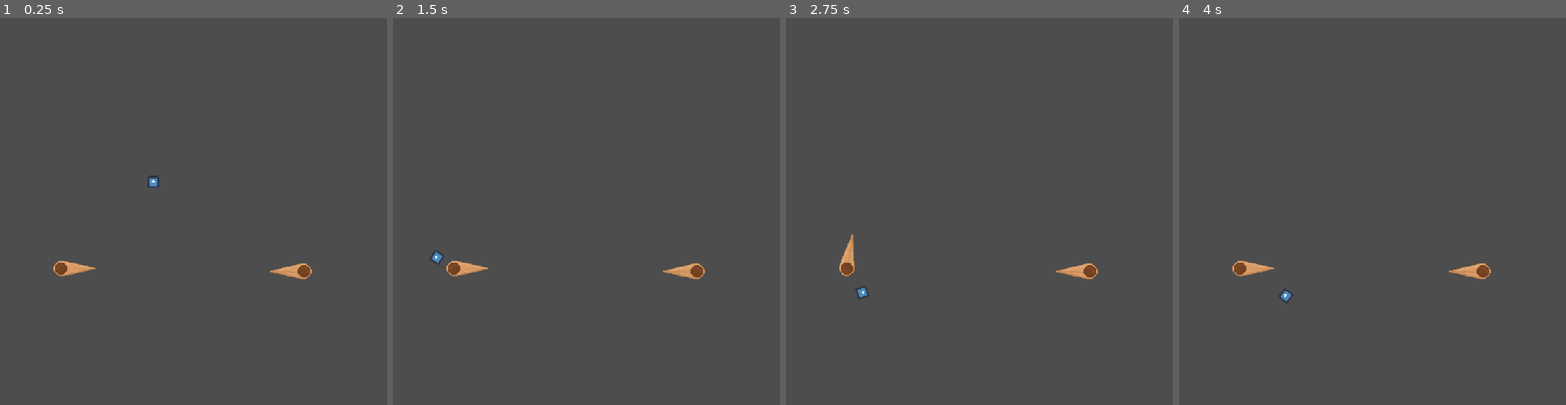
Above: before the commit, frames 1-4 (left to right).
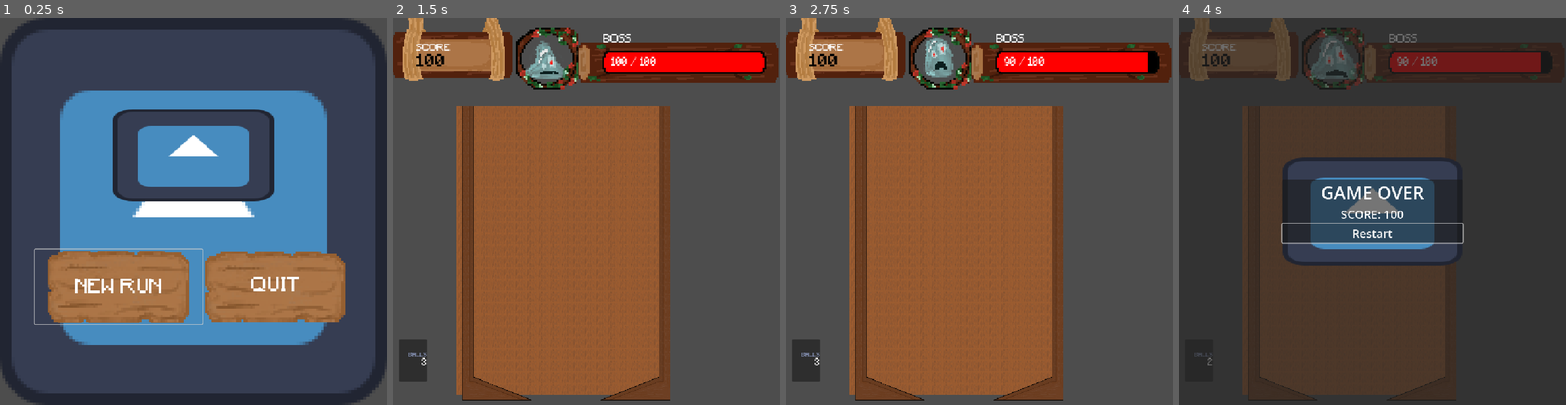
Above: after the commit, the same moments.

Repository: Josephs101/Hack-Haven-Game
Game: Godot game, scene res://scenes/start_menu.tscn
Same seed, same stepped clock (60 frames per second), same inputs: the game is played once before the commit and once after it. Before the commit the project starts from res://scenes/PhysicsTest.tscn. The engine's default icon, where the game draws it, is replaced by a stand-in: a white triangle on a blue panel in a dark square.
Inputs (mouse positions are in pixels of both pictures, inside the frame that each line leads up to):
- Up to frame 1 (0.25 s): no input
- Up to frame 2 (1.5 s): click (512, 285) at 0.5 s, where only the run after the commit has a clickable "NEW RUN"; tap Enter at 1.25 s; tap K at 1.35 s
- Up to frame 3 (2.75 s): hold A (LeftFlipper) from 2.03 s (still down); tap B at 2.1 s
- Up to frame 4 (4 s): release A (LeftFlipper) at 2.78 s; tap N at 2.85 s; tap G at 3.6 s

The runs differ from the first frame. In frame 1, 53% of the frame differs, in the area x 0-100%, y 0-100%; in frame 2, 54%; in frame 3, 54%; in frame 4, 95%.

Commit message:
Moved files into proper folders
ahhhh

Diff:
--- a/project.godot
+++ b/project.godot
@@ -11,7 +11,7 @@
 [application]
 
 config/name="Hack-Haven-Project"
-run/main_scene="uid://51ki3wsnk5p0"
+run/main_scene="uid://dmwvuaxivgy71"
 config/features=PackedStringArray("4.6", "Forward Plus")
 config/icon="res://icon.svg"
 
--- a/scenes/Game.tscn
+++ b/scenes/Game.tscn
@@ -1,11 +1,11 @@
-[gd_scene load_steps=2 format=3 uid="uid://cn5vbymtlmkc0"]
+[gd_scene format=3 uid="uid://cn5vbymtlmkc0"]
 
 [ext_resource type="PackedScene" uid="uid://dmwvuaxivgy71" path="res://scenes/start_menu.tscn" id="1_ibkli"]
 
-[node name="Node2D" type="Node2D"]
+[node name="Node2D" type="Node2D" unique_id=365690942]
 position = Vector2(185, 120)
 
-[node name="StartMenu" parent="." instance=ExtResource("1_ibkli")]
+[node name="StartMenu" parent="." unique_id=1541803668 instance=ExtResource("1_ibkli")]
 offset_left = -189.0
 offset_top = -116.0
 offset_right = -189.0
--- a/scenes/LevelScreen.tscn
+++ b/scenes/LevelScreen.tscn
@@ -4,7 +4,7 @@
 [ext_resource type="PackedScene" uid="uid://djkd6f5gk1l6u" path="res://scenes/InGameUI.tscn" id="1_wbs0h"]
 [ext_resource type="PackedScene" uid="uid://ccrsgcupr7fsv" path="res://scenes/game_over.tscn" id="3_qdpy8"]
 [ext_resource type="PackedScene" uid="uid://3pfeu4grg100" path="res://scenes/pause_menu.tscn" id="4_016qk"]
-[ext_resource type="PackedScene" uid="uid://bschmwy2efxap" path="res://scenes/pinballTable.tscn" id="5_qdpy8"]
+[ext_resource type="PackedScene" uid="uid://bschmwy2efxap" path="res://scenes/gameplay/pinballTable.tscn" id="5_qdpy8"]
 
 [node name="LevelScreen" type="Node2D" unique_id=366287594]
 script = ExtResource("1_qdpy8")
--- a/scenes/PhysicsTest.tscn
+++ /dev/null
@@ -1,67 +0,0 @@
-[gd_scene format=3 uid="uid://51ki3wsnk5p0"]
-
-[ext_resource type="PackedScene" uid="uid://dt6s8sldfxurv" path="res://scenes/Camera.tscn" id="1_nflhr"]
-[ext_resource type="PackedScene" uid="uid://dkdabpuplfkah" path="res://scenes/Ground.tscn" id="2_ga87r"]
-[ext_resource type="PackedScene" uid="uid://3unhg68ipx4b" path="res://scenes/PinBall.tscn" id="3_u21o4"]
-[ext_resource type="PackedScene" uid="uid://ddidylp1o4dg2" path="res://scenes/LeftWall.tscn" id="4_xxl7r"]
-[ext_resource type="PackedScene" uid="uid://di5btqalgjj3q" path="res://scenes/RightWall.tscn" id="5_dpjee"]
-[ext_resource type="PackedScene" uid="uid://bew01jfprilr" path="res://scenes/Peg.tscn" id="6_ga87r"]
-[ext_resource type="PackedScene" uid="uid://djtoeipqgwphp" path="res://scenes/Bumper.tscn" id="7_u21o4"]
-[ext_resource type="PackedScene" uid="uid://b03ya11b5bo5r" path="res://scenes/Flippers.tscn" id="8_xxl7r"]
-
-[node name="PhysicsTest" type="Node2D" unique_id=41022760]
-
-[node name="Camera" parent="." unique_id=767900133 instance=ExtResource("1_nflhr")]
-position = Vector2(575, 243)
-
-[node name="Node2D" parent="." unique_id=896789467 instance=ExtResource("2_ga87r")]
-
-[node name="Ball" parent="." unique_id=374957024 instance=ExtResource("3_u21o4")]
-position = Vector2(464, 119)
-scale = Vector2(0.5, 0.5)
-
-[node name="Node2D2" parent="." unique_id=1082685119 instance=ExtResource("4_xxl7r")]
-
-[node name="Node2D3" parent="." unique_id=230441973 instance=ExtResource("5_dpjee")]
-position = Vector2(46, -46)
-
-[node name="Peg" parent="." unique_id=1192331612 instance=ExtResource("6_ga87r")]
-position = Vector2(318, 236)
-
-[node name="Peg3" parent="." unique_id=234524716 instance=ExtResource("6_ga87r")]
-position = Vector2(956, 467)
-
-[node name="Peg2" parent="." unique_id=564250930 instance=ExtResource("6_ga87r")]
-position = Vector2(160, 468)
-
-[node name="Bumper" parent="." unique_id=1407537393 instance=ExtResource("7_u21o4")]
-position = Vector2(395, 392)
-
-[node name="Bumper5" parent="." unique_id=358863029 instance=ExtResource("7_u21o4")]
-position = Vector2(818, 365)
-
-[node name="Bumper3" parent="." unique_id=1777831686 instance=ExtResource("7_u21o4")]
-position = Vector2(512, 486)
-
-[node name="Bumper2" parent="." unique_id=1063781336 instance=ExtResource("7_u21o4")]
-position = Vector2(479, 433)
-
-[node name="Bumper4" parent="." unique_id=1392742751 instance=ExtResource("7_u21o4")]
-position = Vector2(723, 489)
-
-[node name="Flippers" parent="." unique_id=1309368954 instance=ExtResource("8_xxl7r")]
-position = Vector2(206, 402)
-
-[node name="Flippers2" parent="." unique_id=1203122303 instance=ExtResource("8_xxl7r")]
-position = Vector2(882, 409)
-input_action = "RightFlipper"
-rotation_direction = -1.0
-
-[node name="AnimatedSprite2D" parent="Flippers2" index="0" unique_id=668592814]
-position = Vector2(-36, -39)
-flip_h = true
-
-[node name="CollisionShape2D" parent="Flippers2/AnimatableBody2D" parent_id_path=PackedInt32Array(1203122303, 2074405972) index="0" unique_id=1209279245]
-rotation = 3.1415927
-
-[editable path="Flippers2"]
--- a/scenes/Flippers.tscn
+++ b/scenes/gameplay/Flippers.tscn
@@ -1,6 +1,6 @@
 [gd_scene format=3 uid="uid://b03ya11b5bo5r"]
 
-[ext_resource type="Script" uid="uid://db2q13n3w5bpf" path="res://scenes/flippers.gd" id="1_3tc68"]
+[ext_resource type="Script" uid="uid://db2q13n3w5bpf" path="res://scripts/flippers.gd" id="1_3tc68"]
 [ext_resource type="Texture2D" uid="uid://c2c0bc6dxh6cx" path="res://assets/sprites/flipper_animation.png" id="2_jgsmh"]
 
 [sub_resource type="AtlasTexture" id="AtlasTexture_jgsmh"]
--- /dev/null
+++ b/scenes/gameplay/PhysicsTest.tscn
@@ -0,0 +1,67 @@
+[gd_scene format=3 uid="uid://51ki3wsnk5p0"]
+
+[ext_resource type="PackedScene" uid="uid://dt6s8sldfxurv" path="res://scenes/gamePlay/Camera.tscn" id="1_6fcg1"]
+[ext_resource type="PackedScene" uid="uid://dkdabpuplfkah" path="res://scenes/gamePlay/Ground.tscn" id="2_t84yh"]
+[ext_resource type="PackedScene" uid="uid://3unhg68ipx4b" path="res://scenes/gamePlay/PinBall.tscn" id="3_8dcby"]
+[ext_resource type="PackedScene" uid="uid://ddidylp1o4dg2" path="res://scenes/gamePlay/LeftWall.tscn" id="4_tyisr"]
+[ext_resource type="PackedScene" uid="uid://di5btqalgjj3q" path="res://scenes/gamePlay/RightWall.tscn" id="5_dut6b"]
+[ext_resource type="PackedScene" uid="uid://bew01jfprilr" path="res://scenes/gamePlay/Peg.tscn" id="6_30mac"]
+[ext_resource type="PackedScene" uid="uid://djtoeipqgwphp" path="res://scenes/gamePlay/Bumper.tscn" id="7_02hip"]
+[ext_resource type="PackedScene" uid="uid://b03ya11b5bo5r" path="res://scenes/gamePlay/Flippers.tscn" id="8_25wit"]
+
+[node name="PhysicsTest" type="Node2D" unique_id=41022760]
+
+[node name="Camera" parent="." unique_id=767900133 instance=ExtResource("1_6fcg1")]
+position = Vector2(575, 243)
+
+[node name="Node2D" parent="." unique_id=896789467 instance=ExtResource("2_t84yh")]
+
+[node name="Ball" parent="." unique_id=374957024 instance=ExtResource("3_8dcby")]
+position = Vector2(464, 119)
+scale = Vector2(0.5, 0.5)
+
+[node name="Node2D2" parent="." unique_id=1082685119 instance=ExtResource("4_tyisr")]
+
+[node name="Node2D3" parent="." unique_id=230441973 instance=ExtResource("5_dut6b")]
+position = Vector2(46, -46)
+
+[node name="Peg" parent="." unique_id=1192331612 instance=ExtResource("6_30mac")]
+position = Vector2(318, 236)
+
+[node name="Peg3" parent="." unique_id=234524716 instance=ExtResource("6_30mac")]
+position = Vector2(956, 467)
+
+[node name="Peg2" parent="." unique_id=564250930 instance=ExtResource("6_30mac")]
+position = Vector2(160, 468)
+
+[node name="Bumper" parent="." unique_id=1407537393 instance=ExtResource("7_02hip")]
+position = Vector2(395, 392)
+
+[node name="Bumper5" parent="." unique_id=358863029 instance=ExtResource("7_02hip")]
+position = Vector2(818, 365)
+
+[node name="Bumper3" parent="." unique_id=1777831686 instance=ExtResource("7_02hip")]
+position = Vector2(512, 486)
+
+[node name="Bumper2" parent="." unique_id=1063781336 instance=ExtResource("7_02hip")]
+position = Vector2(479, 433)
+
+[node name="Bumper4" parent="." unique_id=1392742751 instance=ExtResource("7_02hip")]
+position = Vector2(723, 489)
+
+[node name="Flippers" parent="." unique_id=1309368954 instance=ExtResource("8_25wit")]
+position = Vector2(206, 402)
+
+[node name="Flippers2" parent="." unique_id=1203122303 instance=ExtResource("8_25wit")]
+position = Vector2(882, 409)
+input_action = "RightFlipper"
+rotation_direction = -1.0
+
+[node name="AnimatedSprite2D" parent="Flippers2" index="0" unique_id=668592814]
+position = Vector2(-36, -39)
+flip_h = true
+
+[node name="CollisionShape2D" parent="Flippers2/AnimatableBody2D" parent_id_path=PackedInt32Array(1203122303, 2074405972) index="0" unique_id=1209279245]
+rotation = 3.1415927
+
+[editable path="Flippers2"]
Not shown: 1 places in scenes/InGameUI.tscn that only renumber resources
Not shown: 1 places in scenes/game_over.tscn that only renumber resources
Renamed: scenes/Bumper.tscn -> scenes/gameplay/Bumper.tscn
Renamed: scenes/Camera.tscn -> scenes/gameplay/Camera.tscn
Renamed: scenes/Ground.tscn -> scenes/gameplay/Ground.tscn
Renamed: scenes/LeftWall.tscn -> scenes/gameplay/LeftWall.tscn
Renamed: scenes/Peg.tscn -> scenes/gameplay/Peg.tscn
Renamed: scenes/PinBall.tscn -> scenes/gameplay/PinBall.tscn
Renamed: scenes/RightWall.tscn -> scenes/gameplay/RightWall.tscn
Renamed: scenes/pinballTable.tscn -> scenes/gameplay/pinballTable.tscn
Not shown: 1 places in scenes/start_menu.tscn that only renumber resources
Renamed: scenes/animated_sprite_2d.gd -> scripts/animated_sprite_2d.gd
(and 7 more such lines)
